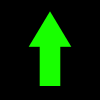
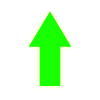
Before/after of a 100×100 layered artwork. What changed in the layer stack:
removed layer "Shape 2" over 0, 0, 100, 100
removed layer "Background" over 0, 0, 100, 100
